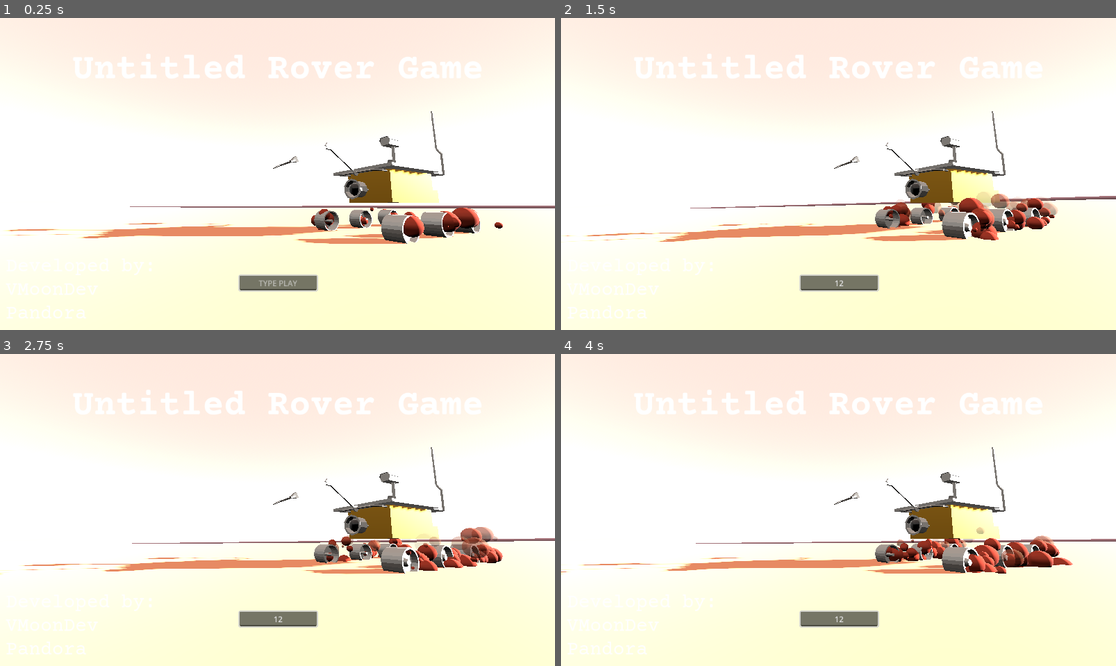
Above: before the commit, frames 1-4 (two rows, left to right).
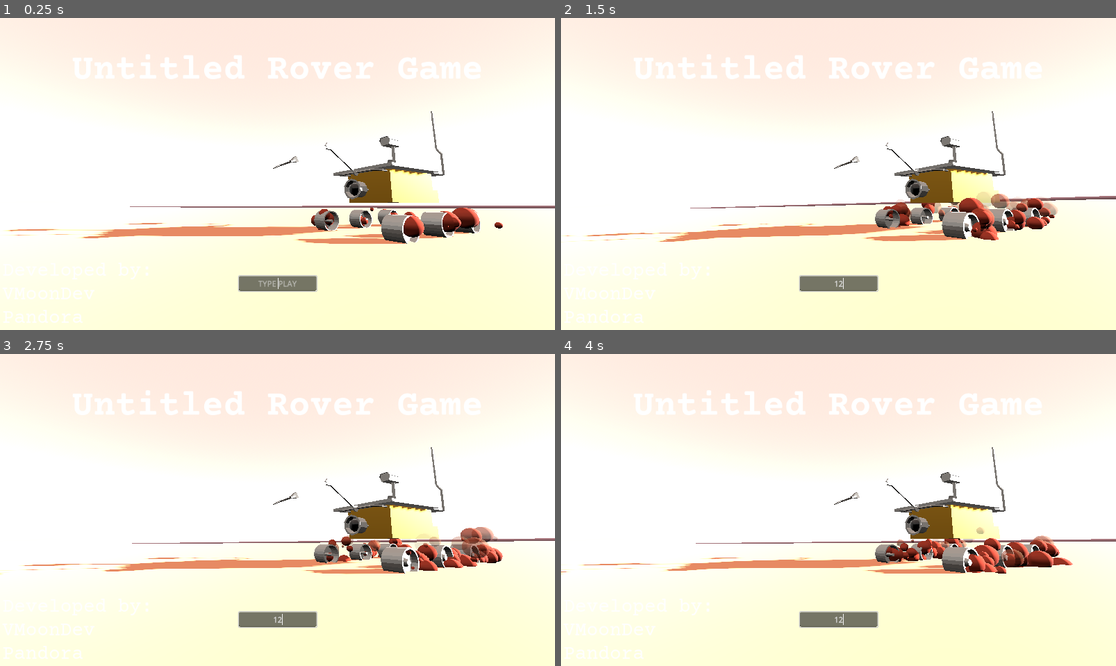
Above: after the commit, the same moments.

Repository: PandorasGit/RoverGame
Game: Godot game, scene res://MainMenu.tscn
Two runs of this game, one before a commit and one after it. Both use one fixed random seed, a clock stepped at 60 frames per second and the inputs below.
Inputs (mouse positions are in pixels of both pictures, inside the frame that each line leads up to):
- Up to frame 1 (0.25 s): no input
- Up to frame 2 (1.5 s): click (838, 283) at 0.52 s; type "12" at 0.6 s
- Up to frame 3 (2.75 s): no input
- Up to frame 4 (4 s): no input

The runs differ from the first frame. In frame 1, 0.5% of the frame differs, in the area x 0-75%, y 12-98%; in frame 2, 0.5%; in frame 3, 0.5%; in frame 4, 0.5%.

Commit message:
Fix spacing issues on UI

Diff:
--- a/project/DevRoom.tscn
+++ b/project/DevRoom.tscn
@@ -46,6 +46,13 @@
 shadow_enabled = true
 
 [node name="console" parent="." instance=ExtResource("2_240b5")]
+anchors_preset = 15
+anchor_top = 0.0
+anchor_right = 1.0
+offset_top = 0.0
+offset_right = 0.0
+grow_horizontal = 2
+grow_vertical = 2
 
 [node name="rover" parent="." instance=ExtResource("3_xwqu1")]
 transform = Transform3D(1, 0, 0, 0, 1, 0, 0, 0, 1, 0, 1.2913, 5.43706)
--- a/project/MainMenu.tscn
+++ b/project/MainMenu.tscn
@@ -12,9 +12,11 @@
 
 [node name="Control" type="Control" parent="."]
 layout_mode = 3
-anchors_preset = 0
-offset_right = 1155.0
-offset_bottom = 647.0
+anchors_preset = 15
+anchor_right = 1.0
+anchor_bottom = 1.0
+grow_horizontal = 2
+grow_vertical = 2
 
 [node name="Label" type="Label" parent="Control"]
 layout_mode = 1
@@ -51,10 +53,10 @@
 
 [node name="Credits" type="Label" parent="Control"]
 layout_mode = 0
-offset_left = 12.0
-offset_top = 494.0
-offset_right = 324.0
-offset_bottom = 641.0
+offset_left = 5.0
+offset_top = 503.0
+offset_right = 317.0
+offset_bottom = 650.0
 theme_override_fonts/font = ExtResource("3_tsy2h")
 theme_override_font_sizes/font_size = 40
 text = "Developed by:
--- a/project/console/Terminal.gd
+++ b/project/console/Terminal.gd
@@ -1,4 +1,8 @@
 extends LineEdit
+
+func _ready():
+	grab_focus()
+
 
 func _on_text_submitted(new_text):
 	clear()
